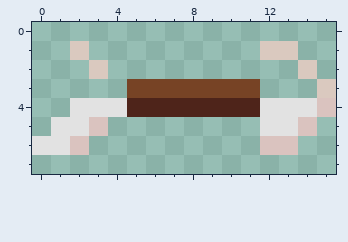
Edited in one commit: pixel-art sprite (assets/Projectile/arrow.png). The picture above is the old version.
Rulers count pixels.
And afterwards:
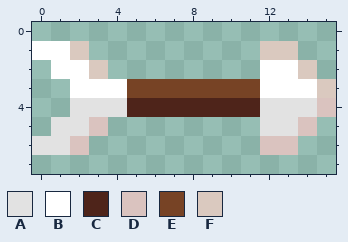
Palette (. is transparent): A #e2e2e2  B #ffffff  C #4e241a  D #dac3bf  E #774325  F #dac9bf
From old to new:
file 256x128 -> 32x16 pixels (blocks of 16x16 -> 2x2; one block is one cell here)
Colour B now appears in row 1 at x 0 to 1; in row 2 at x 1 to 2 and 12 to 13; in row 3 at x 2 to 4 and 12 to 14.
Where, in picture pixels (left, top, right, bottom), the same in both pictures:
added: (32, 41, 127, 98)
added: (260, 60, 317, 98)
